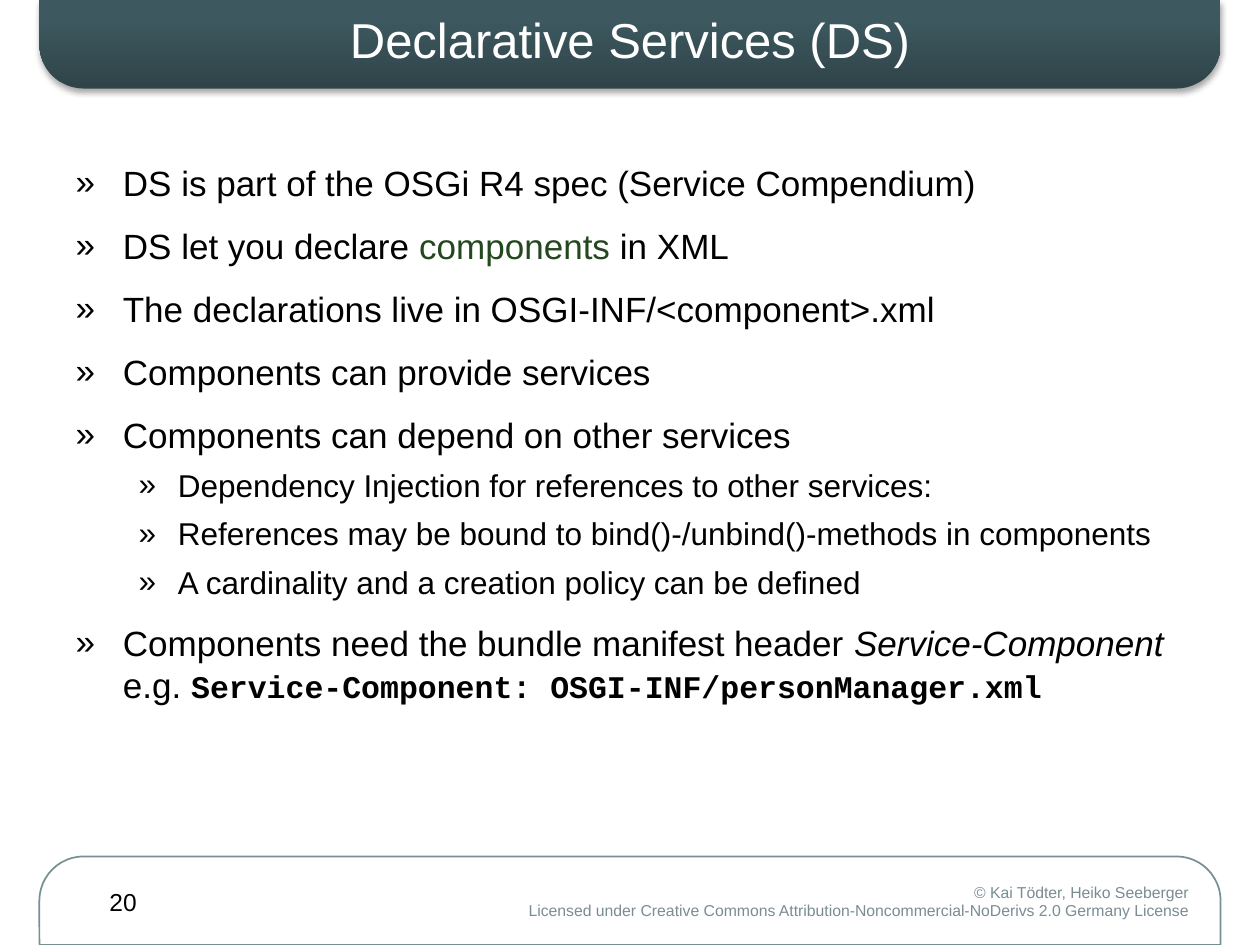
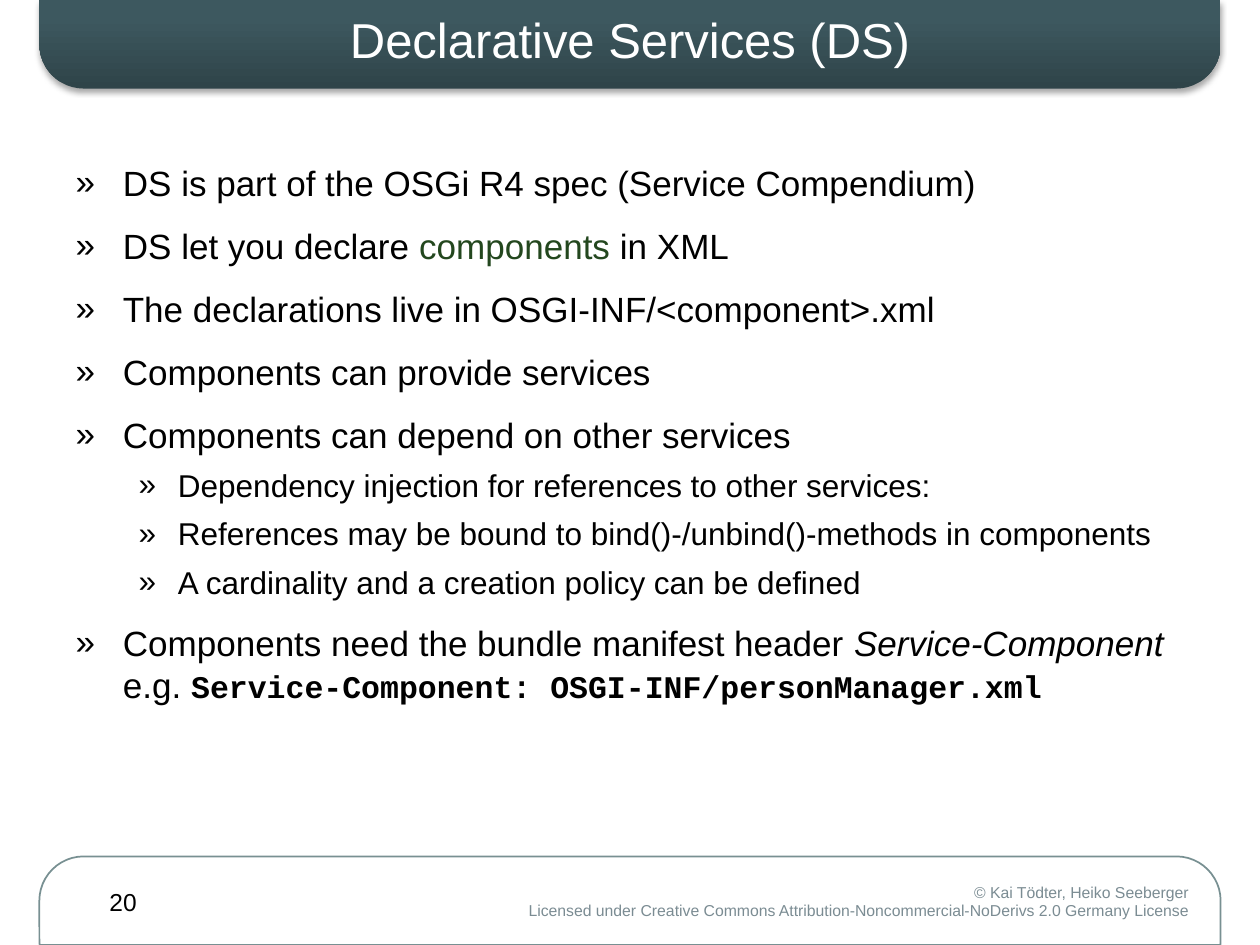
Before and after one commit to osgi-forks/osgi-person-manager, a slide deck: slide 20 of presentations/WJAX2008 DS-DM.pptx. Drawn at 1260x945 pixels with LibreOffice and Linux fonts; fonts in the diff are those of the drawing. Boxes give left, top, right and bottom in pixels: in the first picture for what was removed or moved away, otherwise in the second. Text is boxed around its words. In the diff, an @@ line names an element or a change of style, - is before the commit and + after.

```diff
--- a/presentations/WJAX2008 DS-DM.pptx
+++ b/presentations/WJAX2008 DS-DM.pptx
@@ text at [178,474,930,503]: text changed @@
-  » Dependency Injection for references to other services:
+  » Dependency injection for references to other services:
```
Also in this commit, not shown: 4 other slides changed, 1 slide removed, 1 other file.
